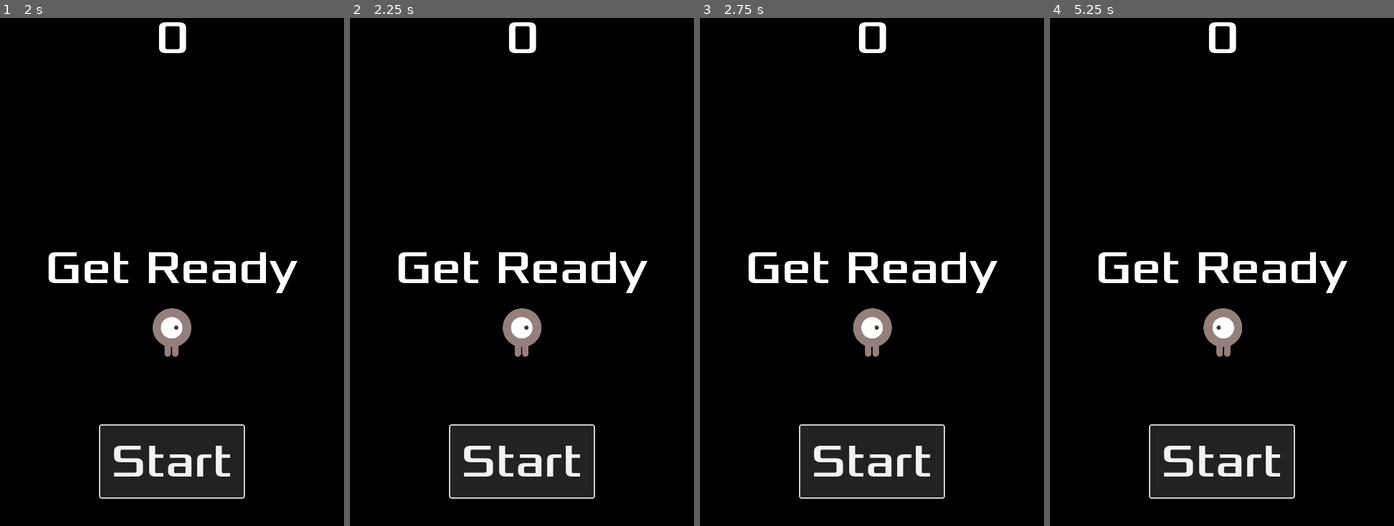
Above: before the commit, frames 1-4 (left to right).
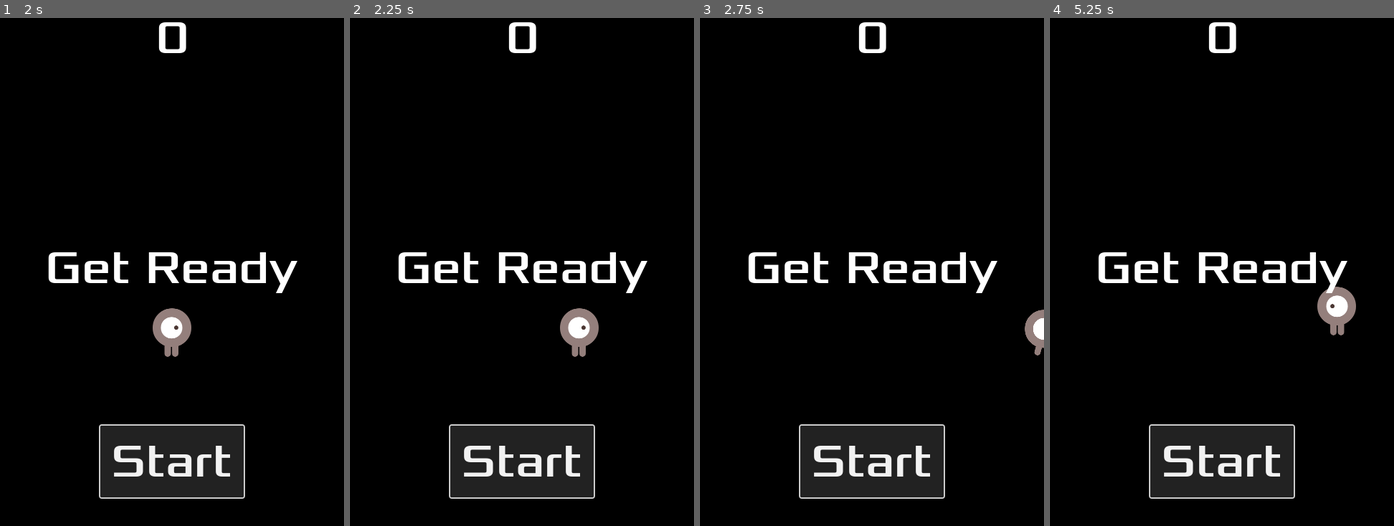
Above: after the commit, the same moments.

Repository: Birphon/godot-tutorials
Game: Godot game, scene res://main.tscn
The game is run twice, just before and just after one commit, with the same random seed, the same clock (stepped at 60 frames per second) and the same inputs.
Inputs:
- Up to frame 1 (2 s): click "Start" at 0.5 s; click "Start" at 1.25 s
- Up to frame 2 (2.25 s): tap Enter at 2 s; hold Right (move_right) from 2.03 s (still down)
- Up to frame 3 (2.75 s): keep holding Right (move_right)
- Up to frame 4 (5.25 s): release Right (move_right) at 2.78 s; hold S (move_down) 2.78-3.53 s; hold Right (move_right) 3.53-4.28 s; hold Up (move_up) 4.28-5.03 s; hold A (move_left) from 5.03 s (still down)

Frame 1 is identical in both runs. In frame 2, 1.5% of the frame differs, in the area x 44-73%, y 57-67%; in frame 3, 1.1%; in frame 4, 1.5%.

Commit message:
reddit help changes

Diff:
--- a/First 2D Game/Player.gd
+++ b/First 2D Game/Player.gd
@@ -19,11 +19,17 @@
 	if Input.is_action_pressed("move_left"):
 		velocity.x -= 1
 
-	if Input.is_action_pressed("move_up"):
+	if Input.is_action_pressed("move_down"):
 		velocity.y += 1
 
-	if Input.is_action_pressed("move_down"):
+	if Input.is_action_pressed("move_up"):
 		velocity.y -= 1
+
+	if velocity.length() > 0:
+		velocity = velocity.normalized() * speed
+		$AnimatedSprite2D.play()
+	else:
+		$AnimatedSprite2D.stop()
 
 	# Staying within the screen
 	position += velocity * delta
--- a/First 2D Game/main.tscn
+++ b/First 2D Game/main.tscn
@@ -54,3 +54,4 @@
 stream = ExtResource("6_yj50b")
 
 [connection signal="hit" from="Player" to="." method="game_over"]
+[connection signal="start_game" from="HUD" to="." method="new_game"]
Not shown, added: First 2D Game/.gitattributes
Not shown, added: First 2D Game/.gitignore
